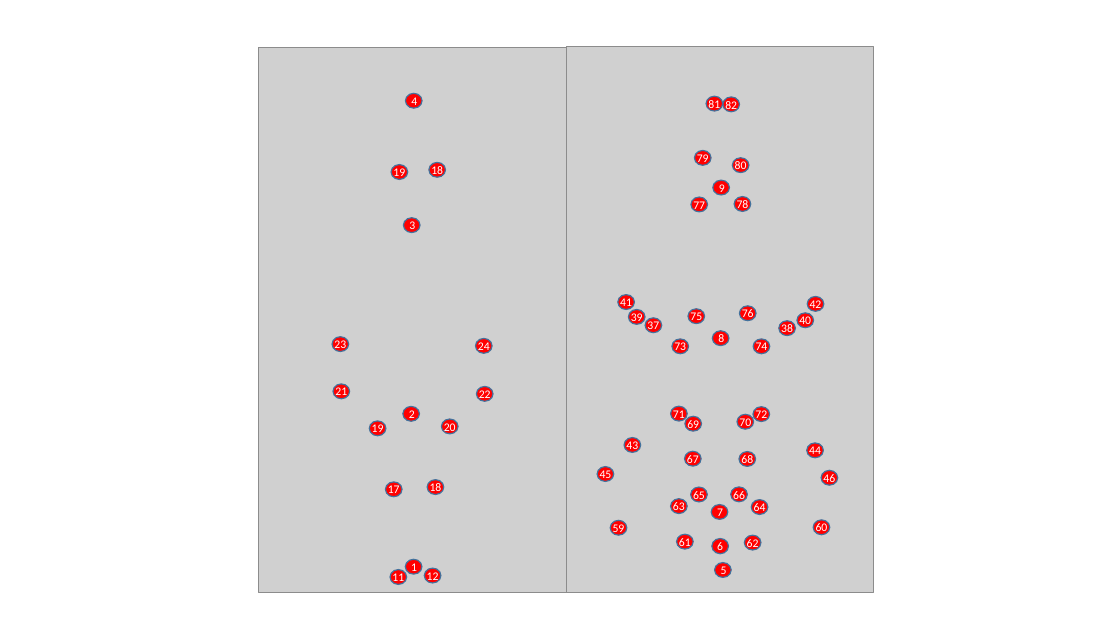
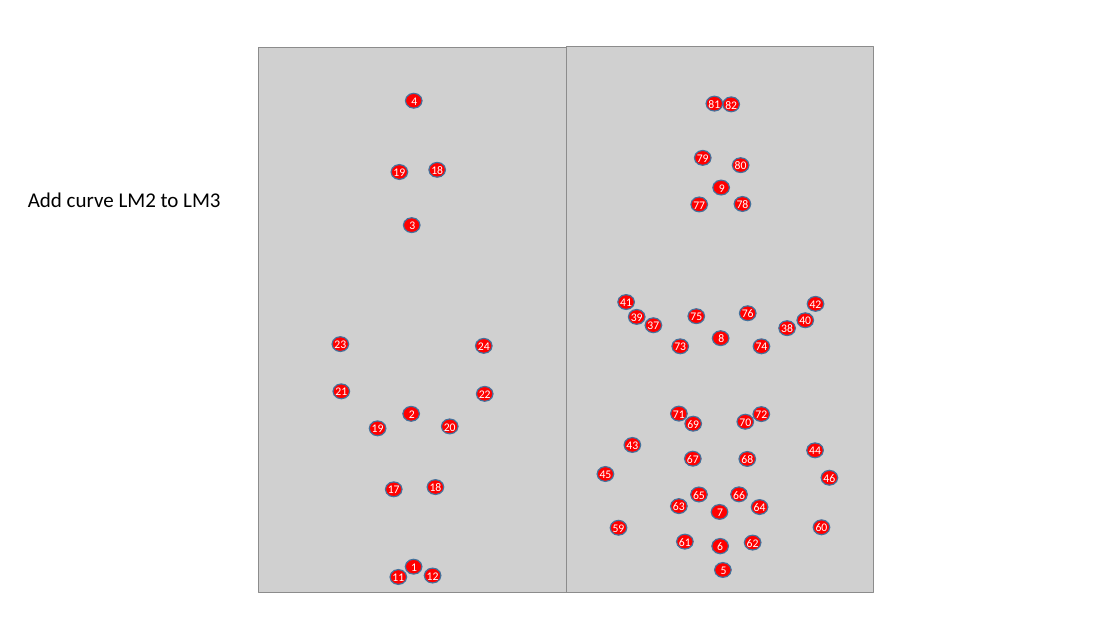
Before and after one commit to pietroviama/Viacavaetal_Antechinus, a slide deck: slide 1 of Data/Template_antechinus.pptx. Drawn at 1120x630 pixels with LibreOffice and Linux fonts; fonts in the diff are those of the drawing; grey boxes stand for pictures. Boxes give left, top, right and bottom in pixels: in the first picture for what was removed or moved away, otherwise in the second. Text is boxed around its words. In the diff, an @@ line names an element or a change of style, - is before the commit and + after.

```diff
--- a/Data/Template_antechinus.pptx
+++ b/Data/Template_antechinus.pptx
@@ text added at bbox=[28, 192, 220, 207], 18 pt, text #000000 @@
+Add curve LM2 to LM3
```
Also in this commit, not shown: 58 other files.
